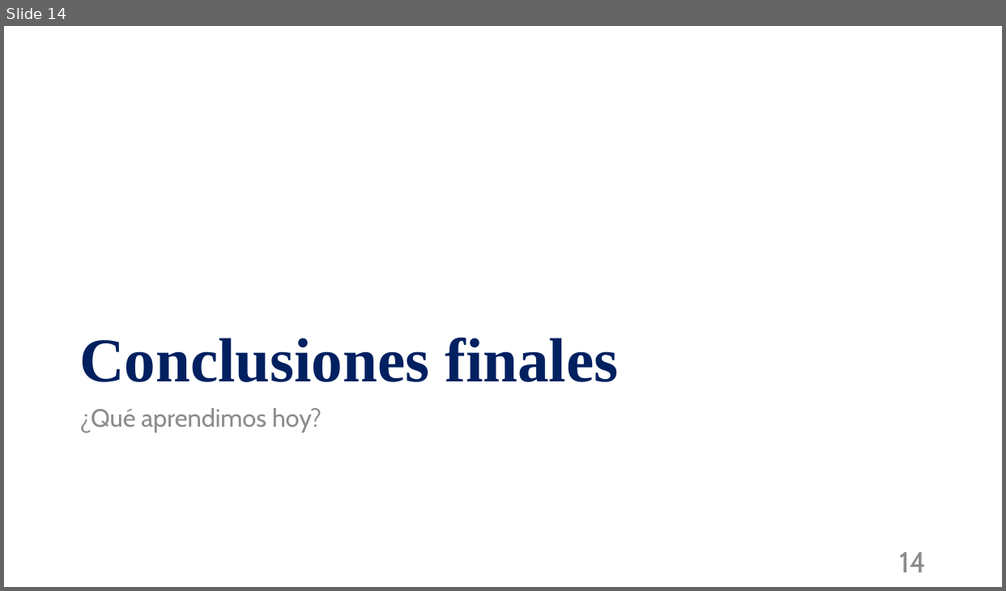
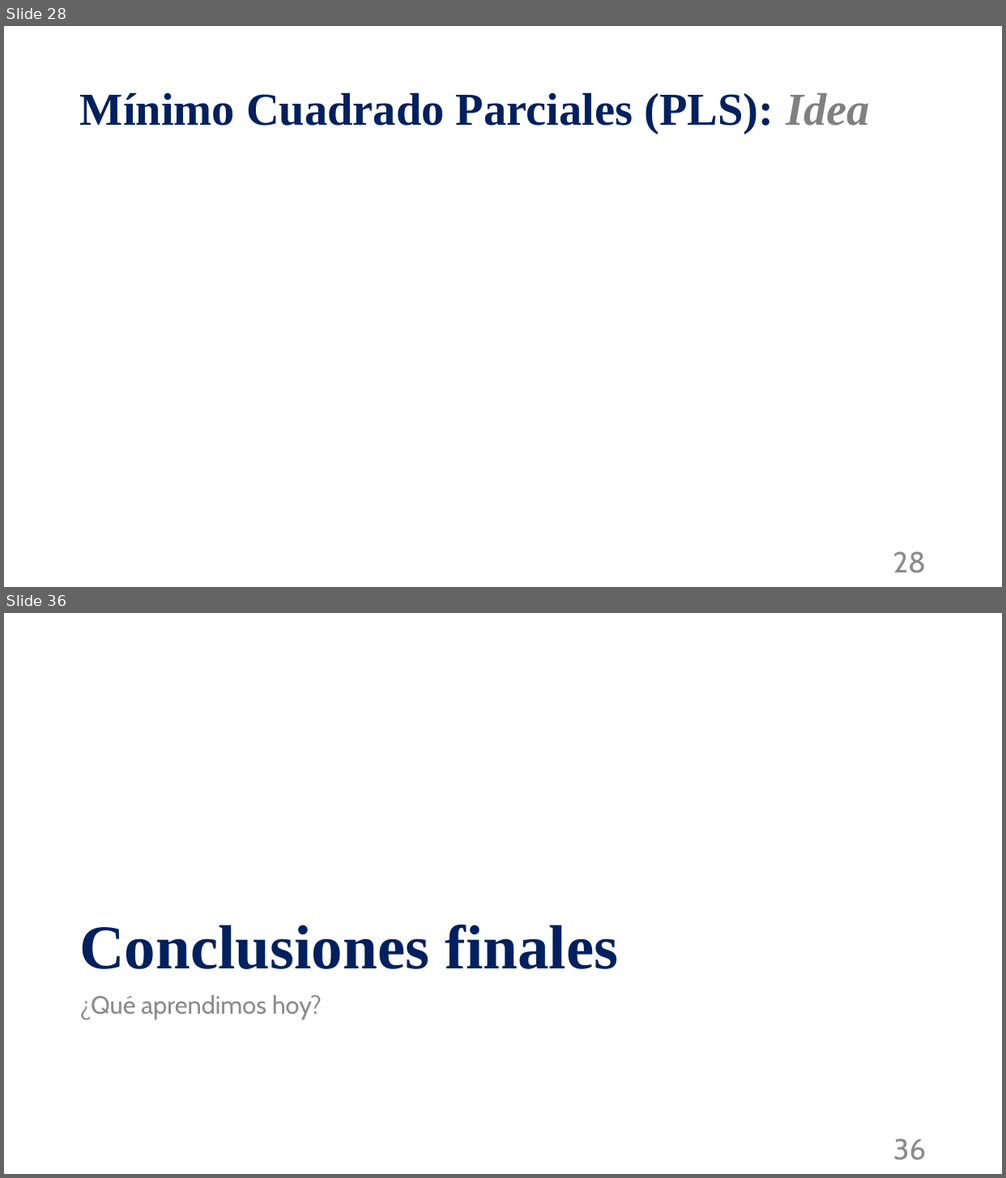
Before and after one commit to mnromero/BigData_UBA, a slide deck: Clase 09. Metodos de Regularizacion_Ridge_LASSO/C09_P2_seleccion_modelos_lineales.pptx. Shown one above the other, each under a label of ours: slide 14 before the commit, slides 28 and 36 after it; the slides between them are not shown. The pictures are 1006x591 and 1006x1178 pixels, drawn with LibreOffice and Linux fonts; fonts in the diff are those of the drawing; grey boxes stand for pictures. Boxes give left, top, right and bottom in pixels: in the first picture for what was removed or moved away, otherwise in the second. Text is boxed around its words. In the diff, an @@ line names an element or a change of style, - is before the commit and + after.

```diff
--- a/Clase 09. Metodos de Regularizacion_Ridge_LASSO/C09_P2_seleccion_modelos_lineales.pptx
+++ b/Clase 09. Metodos de Regularizacion_Ridge_LASSO/C09_P2_seleccion_modelos_lineales.pptx
@@ slide 28 added at <box>4,26,1002,587</box>, background #FFFFFF @@
@@ title added at <box>80,92,870,134</box>, 44 pt, text #002060, bold @@
+Mínimo Cuadrado Parciales (PLS): Idea
@@ page number added at <box>893,552,926,574</box>, 28 pt, text #8C8C8C @@
+28
@@ what was slide 14 is now slide 36 @@
@@ page number at <box>893,1139,926,1161</box>: text changed @@
-14
+36
```
Also in this commit, not shown: 2 slides changed, 22 other slides added, 2 other files.
